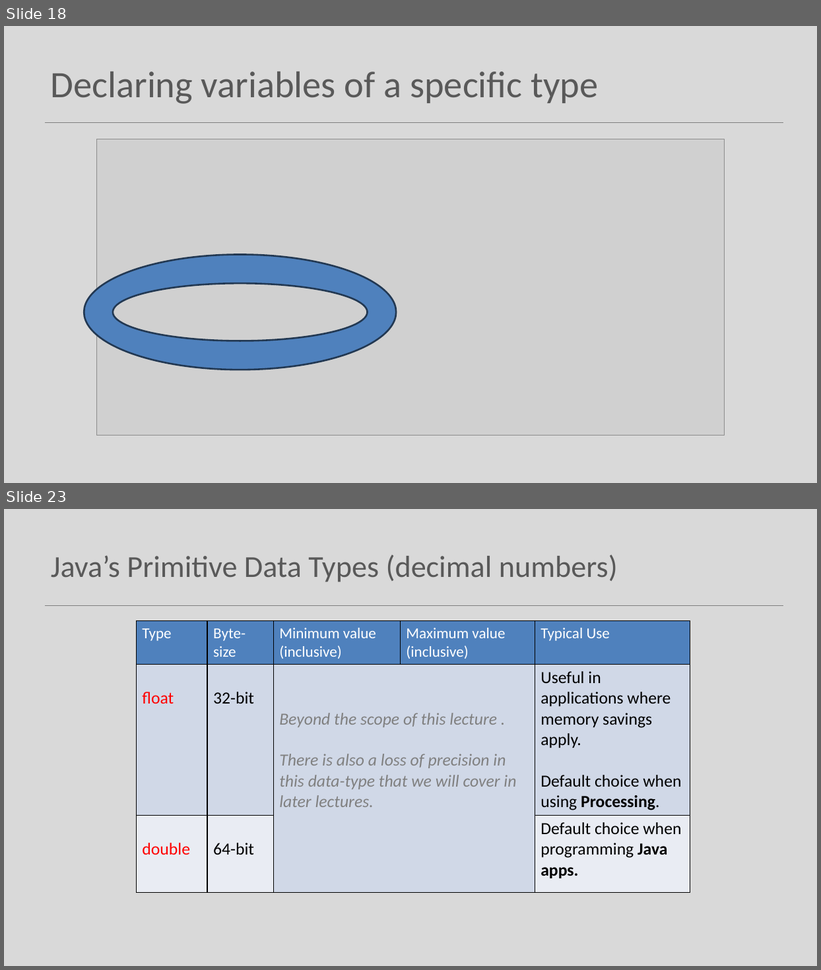
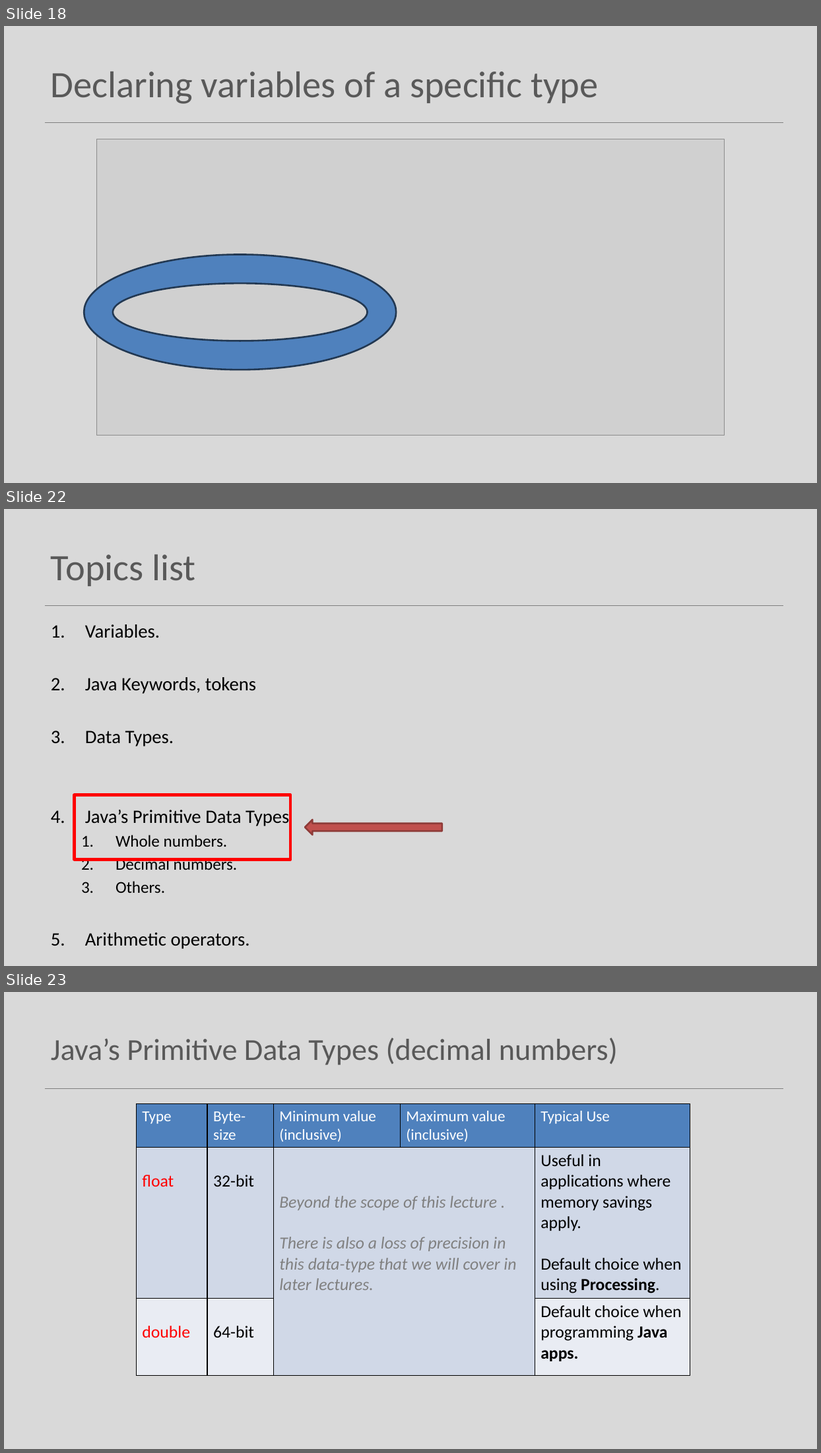
Before and after one commit to Programming-Fundamentals-SETU/prog-fund-1-sept-25, a slide deck: topic03-dataTypes-variables-and-expressions/unit-1/talk-1/a-data-types.pptx. Shown one above the other, each under a label of ours: slides 18 and 23 before the commit, slides 18, 22 and 23 after it; the slides between them are not shown. The pictures are 821x970 and 821x1453 pixels, drawn with LibreOffice and Linux fonts; fonts in the diff are those of the drawing; grey boxes stand for pictures. Boxes give left, top, right and bottom in pixels: in the first picture for what was removed or moved away, otherwise in the second. Text is boxed around its words. In the diff, an @@ line names an element or a change of style, - is before the commit and + after.

```diff
--- a/topic03-dataTypes-variables-and-expressions/unit-1/talk-1/a-data-types.pptx
+++ b/topic03-dataTypes-variables-and-expressions/unit-1/talk-1/a-data-types.pptx
@@ slide 22 added at [4, 509, 817, 966], background #D9D9D9; not listed: 1 template element that a slide beside it also shows @@
@@ title added at [51, 555, 195, 586], 44 pt, text #595959 @@
+Topics list
@@ text added at [85, 625, 289, 949], 22.4 pt, text #000000 @@
+1. Variables.
+2. Java Keywords, tokens
+3. Data Types.
+4. Java’s Primitive Data Types
+  1. Whole numbers.
+  2. Decimal numbers.
+  3. Others.
+5. Arithmetic operators.
@@ rectangle added at [74, 795, 290, 859], outline #FF0000 3.75 pt @@
@@ left arrow added at [305, 820, 442, 835], fill #C0504D, outline #8E3B39 2 pt @@
```
Also in this commit, not shown: 8 slides changed, 4 other slides added, 2 slides removed, 19 other files.
